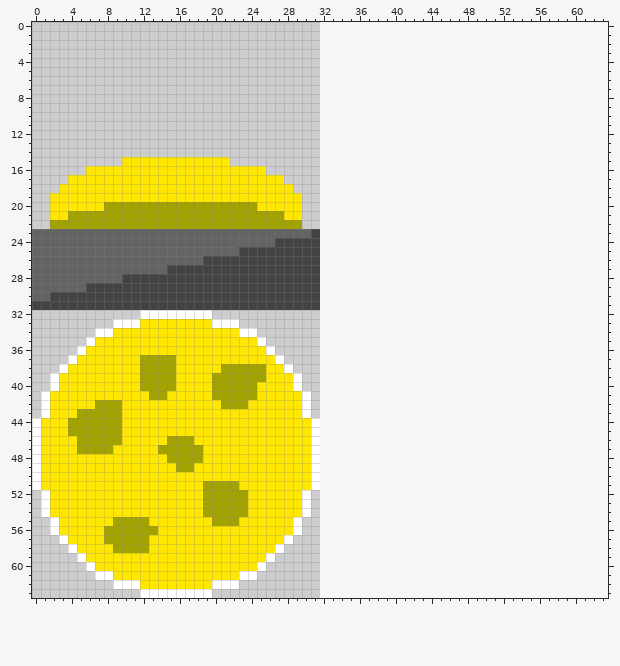
One commit to this pixel-art sprite: Assets/Graphics/Sprites/Enemies/solar_turret.png. Above: the version before the commit.
The file is 32x64 pixels. The old version is drawn lined up with the new one, on the new canvas.
The same view after the edit:
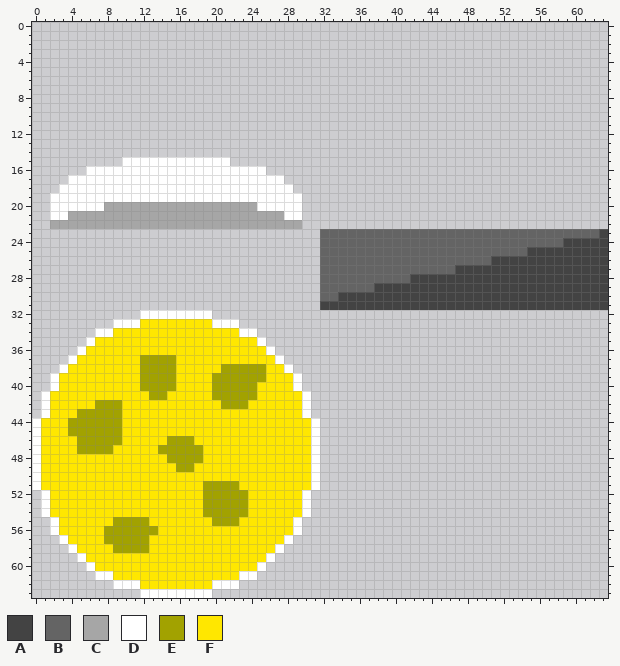
Palette (. is transparent): A #434343  B #646464  C #a6a6a6  D #ffffff  E #a2a200  F #ffe700
Changes in this commit:
canvas 32x64 -> 64x64
The author put colour A in row 23 at x 63; in row 24 at x 59 to 63; in row 25 at x 55 to 63; in row 26 at x 51 to 63; in row 27 at x 47 to 63; in row 28 at x 42 to 63.
The author put colour A in row 29 at x 38 to 63; in row 30 at x 34 to 63; in row 31 at x 32 to 63.
The author put colour B in row 23 at x 32 to 62; in row 24 at x 32 to 58; in row 25 at x 32 to 54; in row 26 at x 32 to 50; in row 27 at x 32 to 46; in row 28 at x 32 to 41.
The author put colour B in row 29 at x 32 to 37; in row 30 at x 32 to 33.
Colour E becomes colour C in row 20 at x 8 to 24; in row 21 at x 4 to 27; in row 22 at x 2 to 29.
Colour F becomes colour D in row 15 at x 10 to 21; in row 16 at x 6 to 25; in row 17 at x 4 to 27; in row 18 at x 3 to 28; in row 19 at x 2 to 29; in row 20 at x 2 to 7 and 25 to 29.
Colour F becomes colour D in row 21 at x 2 to 3 and 28 to 29.
The edit erases colour A in row 23 at x 31; in row 24 at x 27 to 31; in row 25 at x 23 to 31; in row 26 at x 19 to 31; in row 27 at x 15 to 31; in row 28 at x 10 to 31.
The edit erases colour A in row 29 at x 6 to 31; in row 30 at x 2 to 31; in row 31 at x 0 to 31.
The edit erases colour B in row 23 at x 0 to 30; in row 24 at x 0 to 26; in row 25 at x 0 to 22; in row 26 at x 0 to 18; in row 27 at x 0 to 14; in row 28 at x 0 to 9.
The edit erases colour B in row 29 at x 0 to 5; in row 30 at x 0 to 1.
